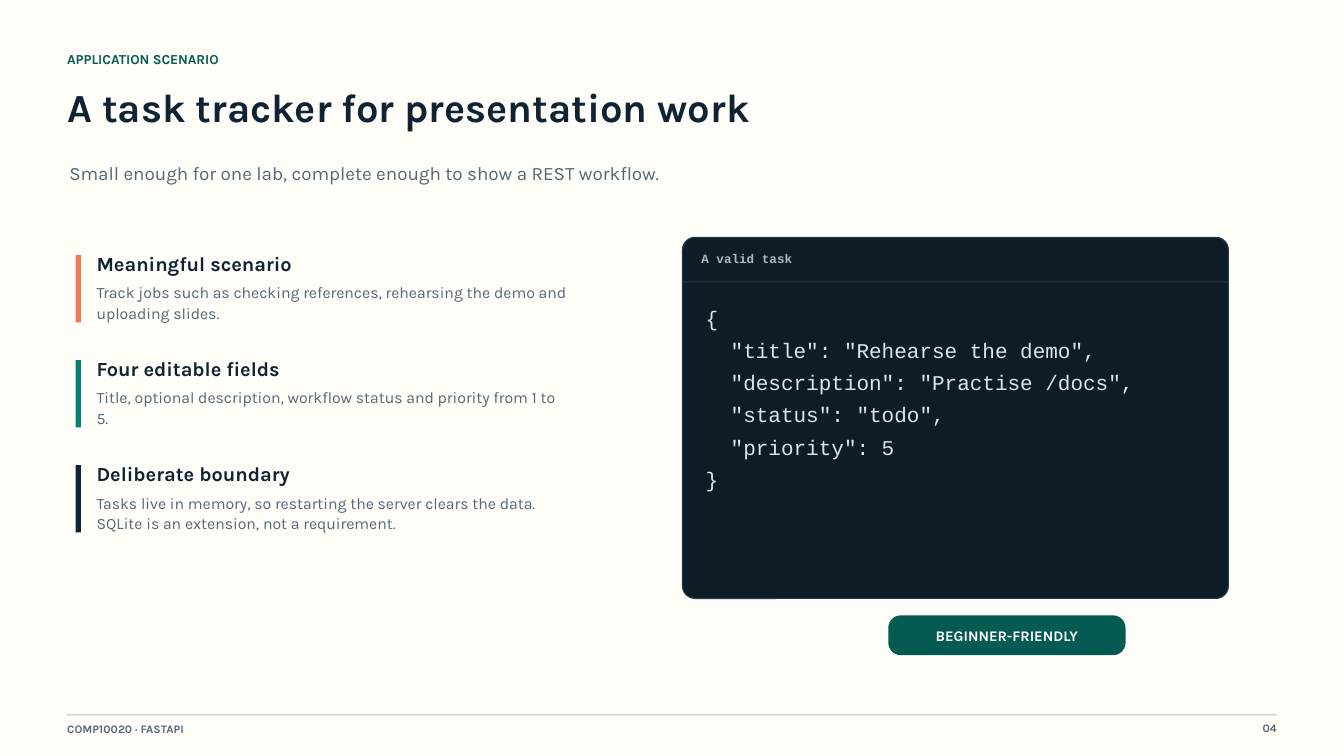
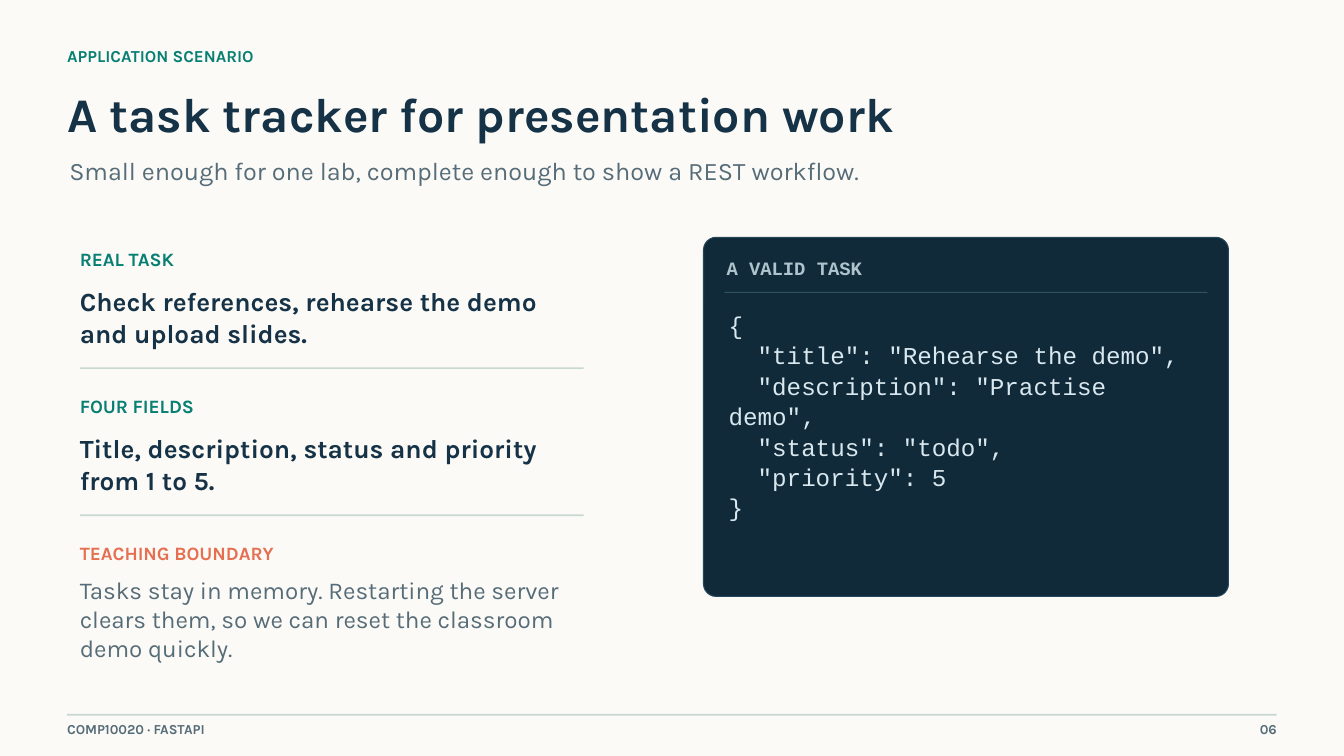
Before and after one commit to tianjianzou123/fastapi-cw1, a slide deck: slide 6 of presentation/FastAPI_Task_Manager_Presentation_Final.pptx (slide 4 before the commit). Drawn at 1344x756 pixels with LibreOffice and Linux fonts; fonts in the diff are those of the drawing. Boxes give left, top, right and bottom in pixels: in the first picture for what was removed or moved away, otherwise in the second. Text is boxed around its words. In the diff, an @@ line names an element or a change of style, - is before the commit and + after.

Commit message:
Update final presentation and classroom materials

```diff
--- a/presentation/FastAPI_Task_Manager_Presentation_Final.pptx
+++ b/presentation/FastAPI_Task_Manager_Presentation_Final.pptx
@@ background #FFFDF8 to #FBFAF6 @@
@@ text "APPLICATION SCENARIO" at (x1=67, y1=51, x2=254, y2=63): size 9.8 to 12 pt, text colour #055A52 to #087F73 @@
@@ text "A task tracker for presentation ..." at (x1=67, y1=97, x2=893, y2=143): size 28.5 to 34.5 pt, text colour #102333 to #153247; line spacing 0.95 to 1 @@
@@ text "Small enough for one lab, ..." at (x1=69, y1=162, x2=859, y2=186): size 13.5 to 18 pt, text colour #536876 to #566C78 @@
@@ rounded rectangle resized from (x1=683, y1=237, x2=1229, y2=598) to (x1=704, y1=237, x2=1229, y2=596) @@
@@ rounded rectangle at (x1=704, y1=237, x2=1229, y2=596): fill #0E1C27 to #102A3A; outline #263B4B 0.75 pt to #24485A 0.75 pt @@
@@ rectangle removed at (x1=76, y1=255, x2=81, y2=323) @@
@@ text added at (x1=80, y1=253, x2=174, y2=267), 13.5 pt, text #087F73, bold @@
+REAL TASK
@@ text removed at (x1=97, y1=257, x2=292, y2=276) @@
-Meaningful scenario
@@ text at (x1=727, y1=262, x2=862, y2=275): text changed; size 9 to 13.5 pt; text colour #A8BAC6 to #AFC3CC @@
-A valid task
+A VALID TASK
@@ text at (x1=80, y1=293, x2=537, y2=349): text changed; size 11.2 to 18.8 pt; text colour #536876 to #153247; bold on @@
-Track jobs such as checking references, rehearsing the demo and uploading slides.
+Check references, rehearse the demo and upload slides.
@@ rectangle resized from (x1=683, y1=281, x2=1229, y2=282) to (x1=725, y1=292, x2=1208, y2=293) @@
@@ rectangle at (x1=725, y1=292, x2=1208, y2=293): fill #263B4B to #2F5261 @@
@@ text at (x1=758, y1=347, x2=1179, y2=491): size 15 to 17.2 pt, text colour #D6E6EF to #D9E8EE in "{", ""title": "Rehearse the demo",", ""status": "todo",", ""priority": 5" and 1 more places; line spacing 1.28 to 1.05 @@
@@ rectangle removed at (x1=76, y1=360, x2=81, y2=427) @@
@@ rectangle added at (x1=80, y1=368, x2=584, y2=370), fill #C9D7D1 @@
@@ text at (x1=729, y1=377, x2=1106, y2=430): text changed; size 15 to 17.2 pt; text colour #D6E6EF to #D9E8EE @@
-"description": "Practise /docs",
+"description": "Practise demo",
@@ text at (x1=80, y1=400, x2=194, y2=414): text changed; size 14.2 to 13.5 pt; text colour #102333 to #087F73 @@
-Four editable fields
+FOUR FIELDS
@@ text at (x1=80, y1=439, x2=537, y2=491): text changed; size 11.2 to 18.8 pt; text colour #536876 to #153247; bold on @@
-Title, optional description, workflow status and priority from 1 to 5.
+Title, description, status and priority from 1 to 5.
@@ rectangle removed at (x1=76, y1=465, x2=81, y2=532) @@
@@ text removed at (x1=97, y1=467, x2=289, y2=486) @@
-Deliberate boundary
@@ rectangle added at (x1=80, y1=514, x2=584, y2=516), fill #C9D7D1 @@
@@ text added at (x1=80, y1=547, x2=273, y2=560), 13.5 pt, text #E76F51, bold @@
+TEACHING BOUNDARY
@@ text at (x1=80, y1=582, x2=558, y2=663): text changed; size 11.2 to 17.2 pt; text colour #536876 to #566C78 @@
-Tasks live in memory, so restarting the server clears the data. SQLite is an extension, not a requirement.
+Tasks stay in memory. Restarting the server clears them, so we can reset the classroom demo quickly.
@@ rounded rectangle removed at (x1=888, y1=615, x2=1125, y2=655) @@
-BEGINNER-FRIENDLY
@@ text "COMP10020 · FASTAPI" at (x1=67, y1=725, x2=205, y2=734): size 8.2 to 9.8 pt, text colour #536876 to #566C78 @@
@@ text at (x1=1260, y1=725, x2=1277, y2=734): text changed; size 8.2 to 9.8 pt; text colour #536876 to #566C78 @@
-04
+06
```
Also in this commit, not shown: 7 other slides changed, 10 slides added, 7 slides removed, 5 other files.
